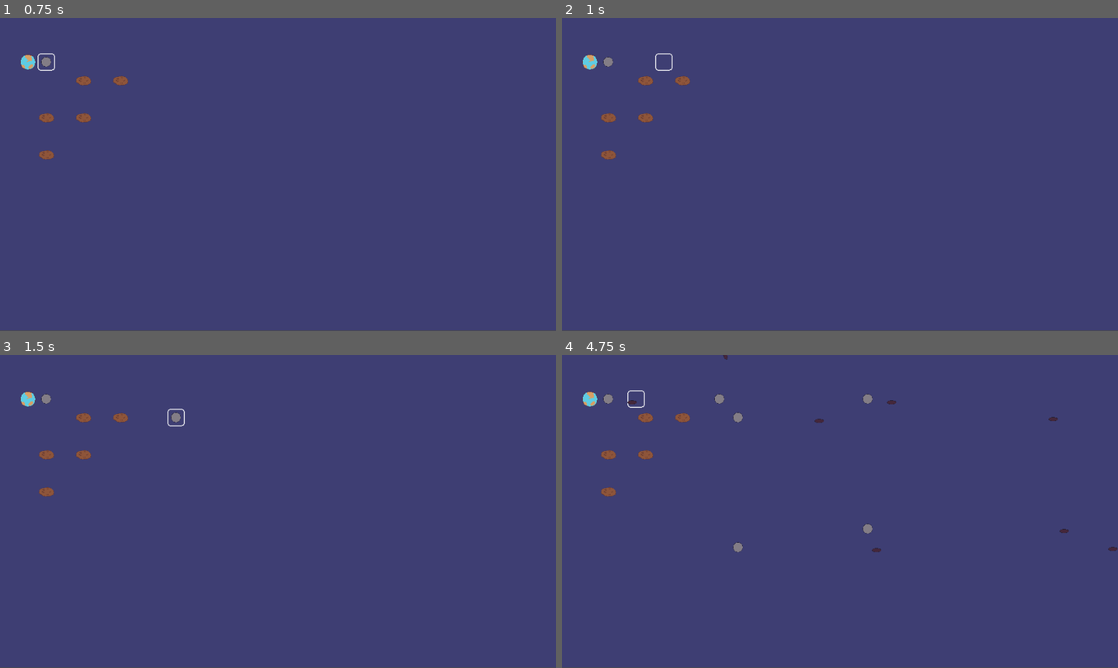
Above: before the commit, frames 1-4 (two rows, left to right).
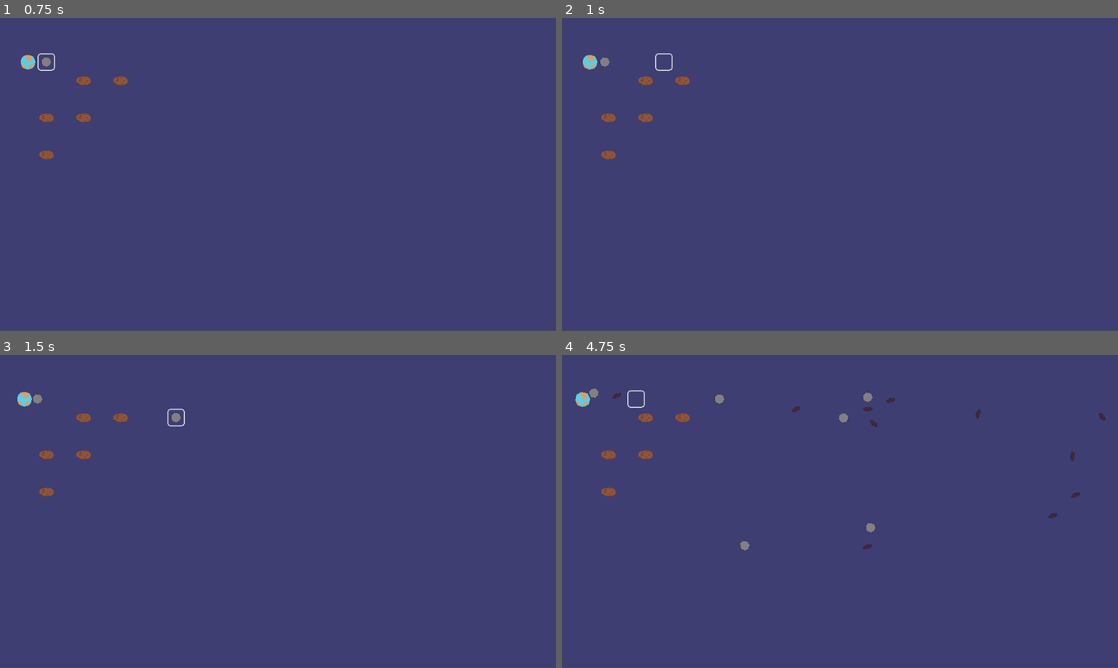
Above: after the commit, the same moments.

Repository: CannibalCowsRanch/Gravitone
Game: Godot game, scene res://scenes/Game.tscn
Two runs of this game, one before a commit and one after it. Both use one fixed random seed, a clock stepped at 60 frames per second and the inputs below.
Inputs:
- Up to frame 1 (0.75 s): tap Enter at 0.5 s; hold D (move_right) from 0.53 s (still down); tap Space (spawn) at 0.6 s
- Up to frame 2 (1 s): keep holding D (move_right)
- Up to frame 3 (1.5 s): release D (move_right) at 1.28 s; hold S (move_down) from 1.28 s (still down); tap Space (spawn) at 1.35 s
- Up to frame 4 (4.75 s): release S (move_down) at 2.03 s; hold D (move_right) 2.03-2.78 s; tap Space (spawn) every 0.75 s from 2.1 to 4.35 s; hold W (move_up) 2.78-3.53 s; hold A (move_left) from 3.53 s (still down)

Frame 1 is identical in both runs. In frame 2, less than 0.1% of the frame differs, in the area x 6-10%, y 12-16%; in frame 3, 0.2%; in frame 4, 0.8%, in the area x 2-100%, y 0-63%.

Commit message:
Changed base Entity structure: moved RigidBody2D at the root of the scene

Diff:
--- a/entities/Asteroid.tscn
+++ b/entities/Asteroid.tscn
@@ -1,19 +1,20 @@
-[gd_scene load_steps=4 format=2]
+[gd_scene load_steps=5 format=2]
 
 [ext_resource path="res://entities/Entity.tscn" type="PackedScene" id=1]
 [ext_resource path="res://entities/Asteroid.gd" type="Script" id=2]
 [ext_resource path="res://images/asteroid.png" type="Texture" id=3]
 
-[node name="Asteroid" instance=ExtResource( 1 )]
+[sub_resource type="RectangleShape2D" id=1]
+extents = Vector2( 12.9309, 7.27071 )
+
+[node name="Asteroid" index="0" instance=ExtResource( 1 )]
 script = ExtResource( 2 )
 
-[node name="Body" parent="." index="1"]
-mode = 1
+[node name="CollisionShape2D" parent="." index="0"]
+shape = SubResource( 1 )
 
-[node name="Sprite" parent="Body" index="1"]
+[node name="Sprite" parent="." index="1"]
 texture = ExtResource( 3 )
 
 
 [editable path="Gravitor"]
-
-[editable path="Body"]
--- a/entities/Body.tscn
+++ /dev/null
@@ -1,11 +0,0 @@
-[gd_scene load_steps=2 format=2]
-
-[sub_resource type="CircleShape2D" id=1]
-radius = 24.0
-
-[node name="Body" type="RigidBody2D"]
-
-[node name="CollisionShape2D" type="CollisionShape2D" parent="."]
-shape = SubResource( 1 )
-
-[node name="Sprite" type="Sprite" parent="."]
--- a/entities/Bullet.gd
+++ b/entities/Bullet.gd
@@ -5,4 +5,4 @@
 var direction = Vector2.ZERO
 
 func _ready() -> void:
-	$Body.apply_impulse(Vector2.ZERO, direction)
+	self.apply_impulse(Vector2.ZERO, direction)
--- a/entities/Bullet.tscn
+++ b/entities/Bullet.tscn
@@ -4,28 +4,23 @@
 [ext_resource path="res://entities/Bullet.gd" type="Script" id=2]
 [ext_resource path="res://images/bullet.png" type="Texture" id=3]
 
-[sub_resource type="CircleShape2D" id=1]
-radius = 7.3653
+[sub_resource type="RectangleShape2D" id=1]
+extents = Vector2( 8.11832, 3.9467 )
 
 [sub_resource type="CircleShape2D" id=2]
-radius = 17.1833
+radius = 13.9138
 
 [node name="Bullet" index="0" instance=ExtResource( 1 )]
 script = ExtResource( 2 )
 
-[node name="CollisionShape2D" parent="Body" index="0"]
+[node name="CollisionShape2D" parent="." index="0"]
 shape = SubResource( 1 )
 
-[node name="Sprite" parent="Body" index="1"]
+[node name="Sprite" parent="." index="1"]
 texture = ExtResource( 3 )
 
-[node name="Gravitor" parent="Body" index="2"]
-position = Vector2( 0.0852585, 0 )
-
-[node name="Collision" parent="Body/Gravitor" index="0"]
+[node name="Collision" parent="Gravitor" index="0"]
 shape = SubResource( 2 )
 
 
-[editable path="Body"]
-
-[editable path="Body/Gravitor"]
+[editable path="Gravitor"]
--- a/entities/Cannon.tscn
+++ b/entities/Cannon.tscn
@@ -1,35 +1,27 @@
-[gd_scene load_steps=6 format=2]
+[gd_scene load_steps=5 format=2]
 
 [ext_resource path="res://entities/Entity.tscn" type="PackedScene" id=1]
 [ext_resource path="res://entities/Cannon.gd" type="Script" id=2]
 [ext_resource path="res://images/cannon.png" type="Texture" id=3]
 
-[sub_resource type="CircleShape2D" id=2]
-radius = 9.25072
-
 [sub_resource type="CircleShape2D" id=1]
-radius = 23.7259
+radius = 9.01914
 
 [node name="Cannon" index="0" instance=ExtResource( 1 )]
 script = ExtResource( 2 )
 
-[node name="Body" parent="." index="0"]
-mode = 1
+[node name="CollisionShape2D" parent="." index="0"]
+shape = SubResource( 1 )
 
-[node name="CollisionShape2D" parent="Body" index="0"]
-shape = SubResource( 2 )
-
-[node name="Sprite" parent="Body" index="1"]
+[node name="Sprite" parent="." index="1"]
 texture = ExtResource( 3 )
 
-[node name="Collision" parent="Body/Gravitor" index="0"]
-shape = SubResource( 1 )
+[node name="Gravitor" parent="." index="2"]
+editor/display_folded = true
 
-[node name="Timer" type="Timer" parent="." index="1"]
+[node name="Timer" type="Timer" parent="." index="3"]
 autostart = true
 
 [connection signal="timeout" from="Timer" to="." method="_on_Timer_timeout"]
 
-[editable path="Body"]
-
-[editable path="Body/Gravitor"]
+[editable path="Gravitor"]
--- a/entities/Entity.gd
+++ b/entities/Entity.gd
@@ -1,5 +1,5 @@
-extends Node2D
+extends RigidBody2D
 class_name Entity
 
 var player: Player = null
-var health = 100;
+var health: int = 100;
--- a/entities/Entity.tscn
+++ b/entities/Entity.tscn
@@ -1,12 +1,13 @@
-[gd_scene load_steps=4 format=2]
+[gd_scene load_steps=3 format=2]
 
 [ext_resource path="res://entities/Entity.gd" type="Script" id=1]
-[ext_resource path="res://entities/Body.tscn" type="PackedScene" id=2]
-[ext_resource path="res://entities/Gravitor.tscn" type="PackedScene" id=3]
+[ext_resource path="res://entities/Gravitor.tscn" type="PackedScene" id=2]
 
-[node name="Entity" type="Node2D"]
+[node name="Entity" type="RigidBody2D"]
 script = ExtResource( 1 )
 
-[node name="Body" parent="." instance=ExtResource( 2 )]
+[node name="CollisionShape2D" type="CollisionShape2D" parent="."]
 
-[node name="Gravitor" parent="Body" instance=ExtResource( 3 )]
+[node name="Sprite" type="Sprite" parent="."]
+
+[node name="Gravitor" parent="." instance=ExtResource( 2 )]
--- a/entities/Gravitone.tscn
+++ b/entities/Gravitone.tscn
@@ -5,19 +5,13 @@
 [ext_resource path="res://images/gravitone.png" type="Texture" id=3]
 
 [sub_resource type="CircleShape2D" id=1]
-radius = 12.0
+radius = 5.10194
 
-[node name="Gravitone" instance=ExtResource( 1 )]
+[node name="Gravitone" index="0" instance=ExtResource( 1 )]
 script = ExtResource( 2 )
 
-[node name="Body" parent="." index="1"]
-mode = 1
-
-[node name="CollisionShape2D" parent="Body" index="0"]
+[node name="CollisionShape2D" parent="." index="0"]
 shape = SubResource( 1 )
 
-[node name="Sprite" parent="Body" index="1"]
+[node name="Sprite" parent="." index="1"]
 texture = ExtResource( 3 )
-
-
-[editable path="Body"]
--- a/entities/MiningStation.tscn
+++ b/entities/MiningStation.tscn
@@ -1,7 +1,6 @@
 [gd_scene load_steps=2 format=2]
 
 [ext_resource path="res://entities/MiningStation.gd" type="Script" id=1]
-
 
 [node name="MiningStation" type="Node"]
 script = ExtResource( 1 )
--- a/entities/Planet.tscn
+++ b/entities/Planet.tscn
@@ -1,19 +1,17 @@
-[gd_scene load_steps=4 format=2]
+[gd_scene load_steps=5 format=2]
 
 [ext_resource path="res://entities/Entity.tscn" type="PackedScene" id=1]
 [ext_resource path="res://entities/Planet.gd" type="Script" id=2]
 [ext_resource path="res://images/planet.png" type="Texture" id=3]
 
-[node name="Planet" instance=ExtResource( 1 )]
+[sub_resource type="CircleShape2D" id=1]
+radius = 13.4568
+
+[node name="Planet" index="0" instance=ExtResource( 1 )]
 script = ExtResource( 2 )
 
-[node name="Body" parent="." index="1"]
-mode = 1
+[node name="CollisionShape2D" parent="." index="0"]
+shape = SubResource( 1 )
 
-[node name="Sprite" parent="Body" index="1"]
+[node name="Sprite" parent="." index="1"]
 texture = ExtResource( 3 )
-
-
-[editable path="Gravitor"]
-
-[editable path="Body"]
--- a/project.godot
+++ b/project.godot
@@ -14,7 +14,7 @@
 "language": "GDScript",
 "path": "res://entities/Asteroid.gd"
 }, {
-"base": "Node2D",
+"base": "RigidBody2D",
 "class": "Bullet",
 "language": "GDScript",
 "path": "res://entities/Bullet.gd"
@@ -24,7 +24,7 @@
 "language": "GDScript",
 "path": "res://entities/Cannon.gd"
 }, {
-"base": "Node2D",
+"base": "RigidBody2D",
 "class": "Entity",
 "language": "GDScript",
 "path": "res://entities/Entity.gd"
